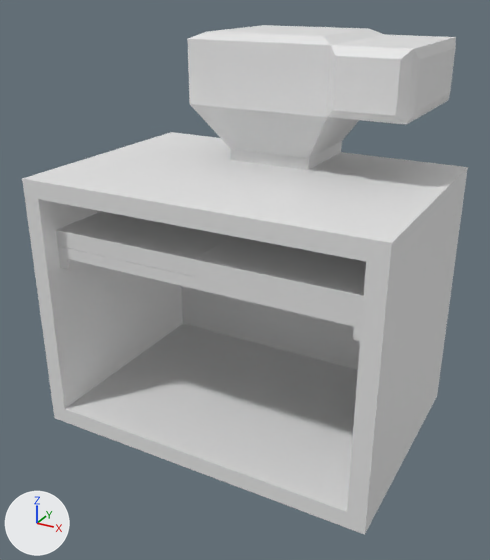
An edit to the Blender file Blower Fan.blend, drawn before and after from the same camera.
One viewpoint serves both versions: a 50 mm lens placed at (0.826, -0.761, 0.749), pointed at (0.297, 0.202, 0.267). The lights are fixed; the arrows at lower left show +X, +Y and +Z.

Before the edit, the objects in view are built like this:
```python
me_cube_003 = bpy.data.meshes.new('Cube.003')
me_cube_003.from_pydata(...)  # a box spanning x 0.0..0.03, y 0.0..0.03, z 0.0..0.4
me_cube_006 = bpy.data.meshes.new('Cube.006')
me_cube_006.from_pydata(...)  # a box spanning x 0.0..0.03, y 0.0..0.36, z 0.0..0.4
me_cube_007 = bpy.data.meshes.new('Cube.007')
me_cube_007.from_pydata(...)  # a box spanning x 0.0..0.55, y 0.0..0.03, z 0.0..0.4
ob_back = bpy.data.objects.new('Back', me_cube_007)
ob_back.location = (0.03, 0.39, 0.03)
ob_col_002 = bpy.data.objects.new('Col.002', me_cube_003)
ob_col_002.location = (0.58, 0.39, 0.03)
ob_right = bpy.data.objects.new('Right', me_cube_006)
ob_right.location = (0.58, 0.03, 0.03)
# also in view: 'Blower Fan' at (0.369, 0.345, 0.567); 'Roof' at (0.305, 0.21, 0.445); 'Col.001' at (0.595, 0.015, 0.23); 'Hepa.001' at (0.443, 0.21, 0.354); 'Hepa' at (0.168, 0.21, 0.354)
```
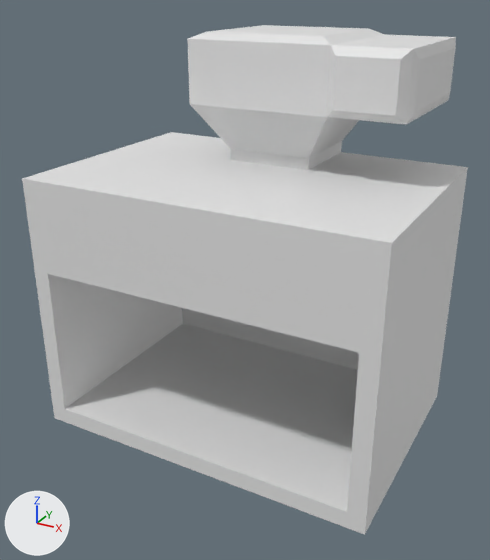
Changed parts and their boxes [x1, y1, x2, y2] in the pictures (490 x 560 px):
'Front', added
    after: [38, 199, 366, 353]
'Hepa.001', unchanged, covered by the edit
    before: [194, 236, 366, 315]
'Hepa', unchanged, covered by the edit
    before: [56, 211, 233, 277]
'SupCita', unchanged, covered by the edit
    before: [58, 246, 362, 328]

Edits to the bpy script that builds the scene:
```text
Add me_cube_012:
    me_cube_012.from_pydata(...)  # a box spanning x 0.0..0.55, y 0.0..0.03, z 0.0..0.13
Add ob_front:
    ob_front = bpy.data.objects.new('Front', me_cube_012)
    ob_front.location = (0.03, 0.0, 0.3)
```
